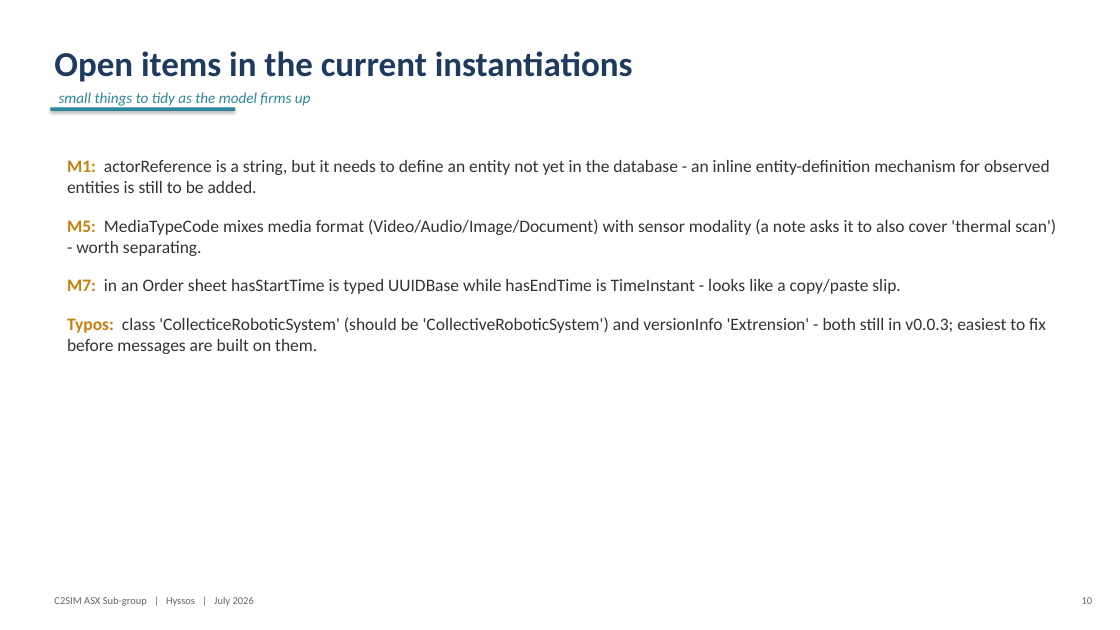
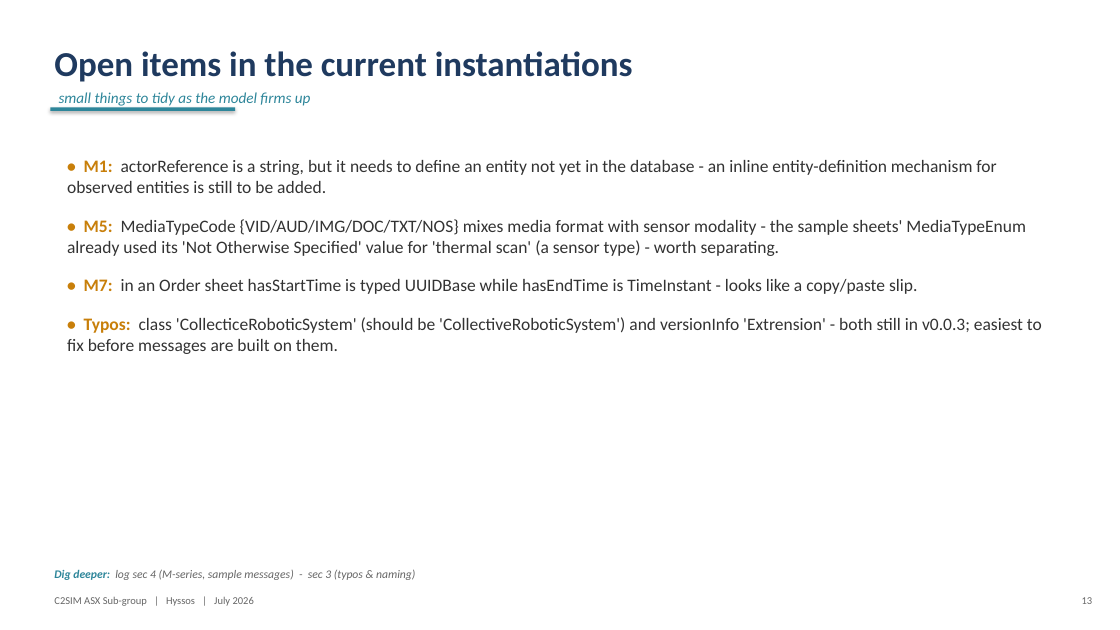
Before and after one commit to hyssostech/C2SIMArtifacts, a slide deck: slide 13 of Subgroups/ASX/InstantiationReview/ASX-Instantiation-Findings.pptx (slide 10 before the commit). Drawn at 1120x630 pixels with LibreOffice and Linux fonts; fonts in the diff are those of the drawing. Boxes give left, top, right and bottom in pixels: in the first picture for what was removed or moved away, otherwise in the second. Text is boxed around its words. In the diff, an @@ line names an element or a change of style, - is before the commit and + after.

```diff
--- a/Subgroups/ASX/InstantiationReview/ASX-Instantiation-Findings.pptx
+++ b/Subgroups/ASX/InstantiationReview/ASX-Instantiation-Findings.pptx
@@ text at <box>67,160,1042,354</box>: text changed @@
-M1: actorReference is a string, but it needs to define an entity not yet in the database - an inline entity-definition mechanism for observed entities is still to be added.
-M5: MediaTypeCode mixes media format (Video/Audio/Image/Document) with sensor modality (a note asks it to also cover 'thermal scan') - worth separating.
-M7: in an Order sheet hasStartTime is typed UUIDBase while hasEndTime is TimeInstant - looks like a copy/paste slip.
-Typos: class 'CollecticeRoboticSystem' (should be 'CollectiveRoboticSystem') and versionInfo 'Extrension' - both still in v0.0.3; easiest to fix before messages are built on them.
+• M1: actorReference is a string, but it needs to define an entity not yet in the database - an inline entity-definition mechanism for observed entities is still to be added.
+• M5: MediaTypeCode {VID/AUD/IMG/DOC/TXT/NOS} mixes media format with sensor modality - the sample sheets' MediaTypeEnum already used its 'Not Otherwise Specified' value for 'thermal scan' (a sensor type) - worth separating.
+• M7: in an Order sheet hasStartTime is typed UUIDBase while hasEndTime is TimeInstant - looks like a copy/paste slip.
+• Typos: class 'CollecticeRoboticSystem' (should be 'CollectiveRoboticSystem') and versionInfo 'Extrension' - both still in v0.0.3; easiest to fix before messages are built on them.
@@ text added at <box>54,569,415,580</box>, 10 pt, text #666666, italic @@
+Dig deeper: log sec 4 (M-series, sample messages) - sec 3 (typos & naming)
@@ text at <box>1082,597,1093,604</box>: text changed @@
-10
+13
```
Also in this commit, not shown: 22 other slides changed, 6 slides added, 18 other files.
